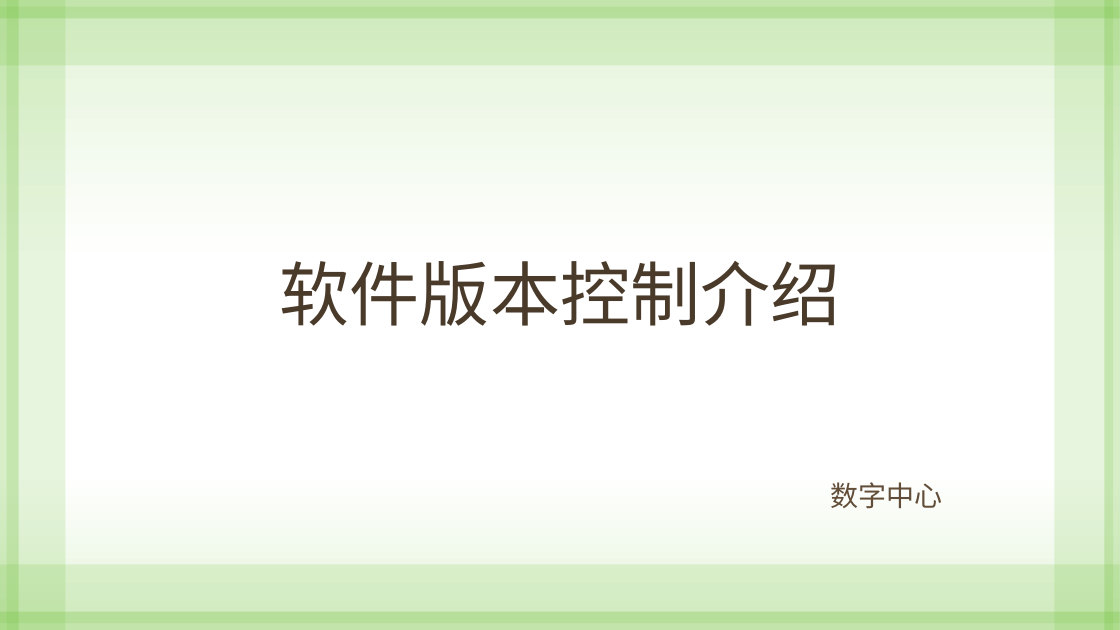
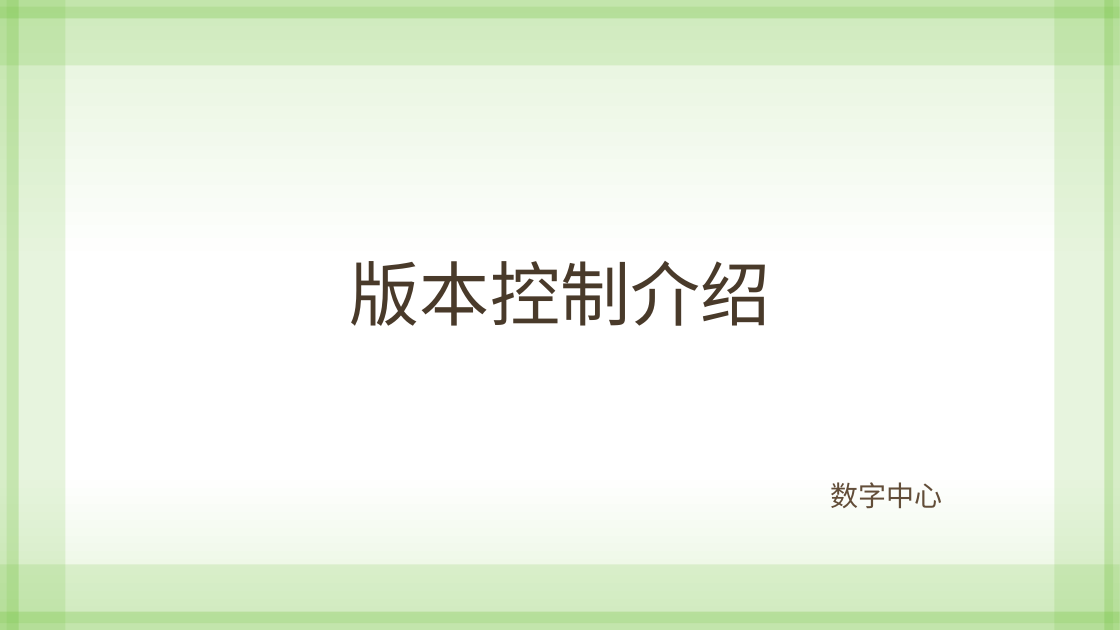
Before and after one commit to wangjidilidun/CommunicationPPT, a slide deck: slide 1 of 版本管理工具.pptx. Drawn at 1120x630 pixels with LibreOffice and Linux fonts; fonts in the diff are those of the drawing. Boxes give left, top, right and bottom in pixels: in the first picture for what was removed or moved away, otherwise in the second. Text is boxed around its words. In the diff, an @@ line names an element or a change of style, - is before the commit and + after.

Commit message:
汇报的那个版本，加两个小视频

```diff
--- a/版本管理工具.pptx
+++ b/版本管理工具.pptx
@@ title at [350, 261, 770, 326]: text changed @@
-软件版本控制介绍
+版本控制介绍
```
Also in this commit, not shown: 5 other slides changed, 1 slide added, 1 slide removed, 2 other files.
